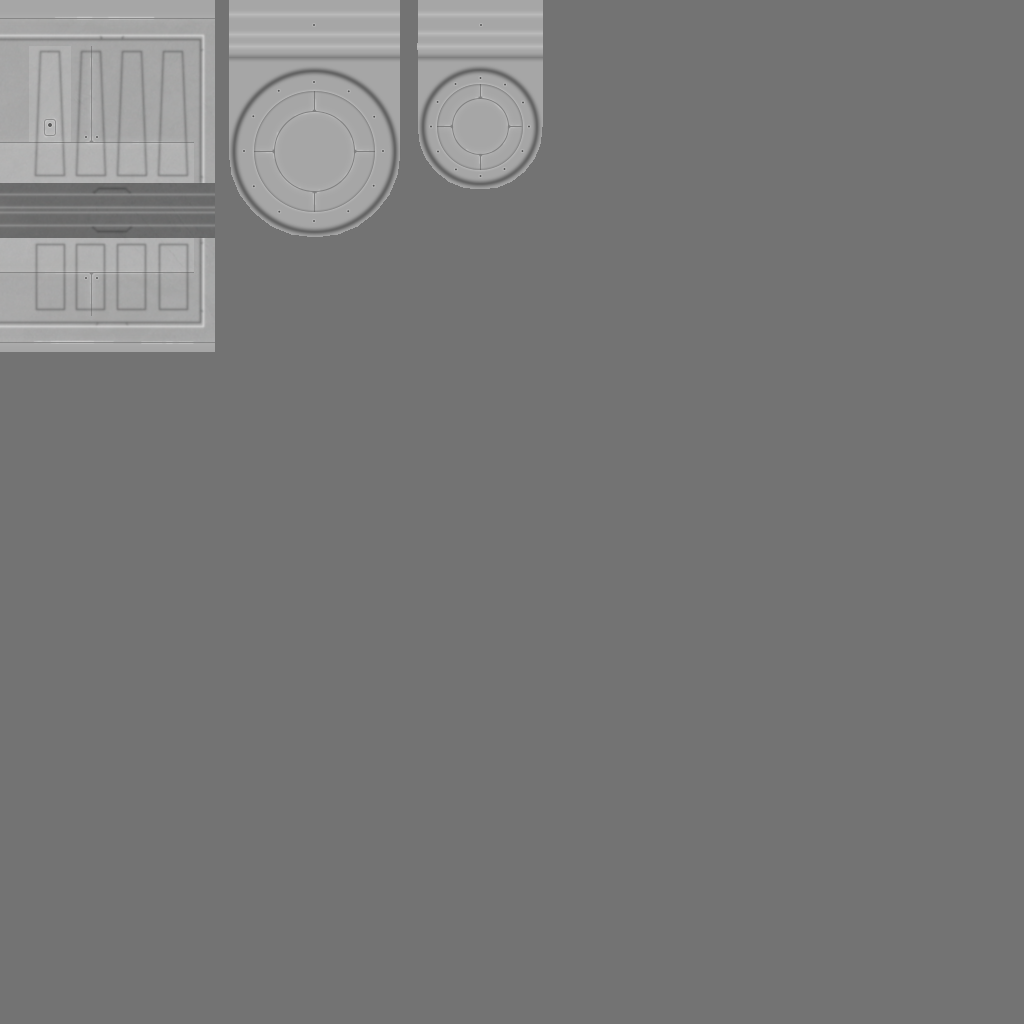
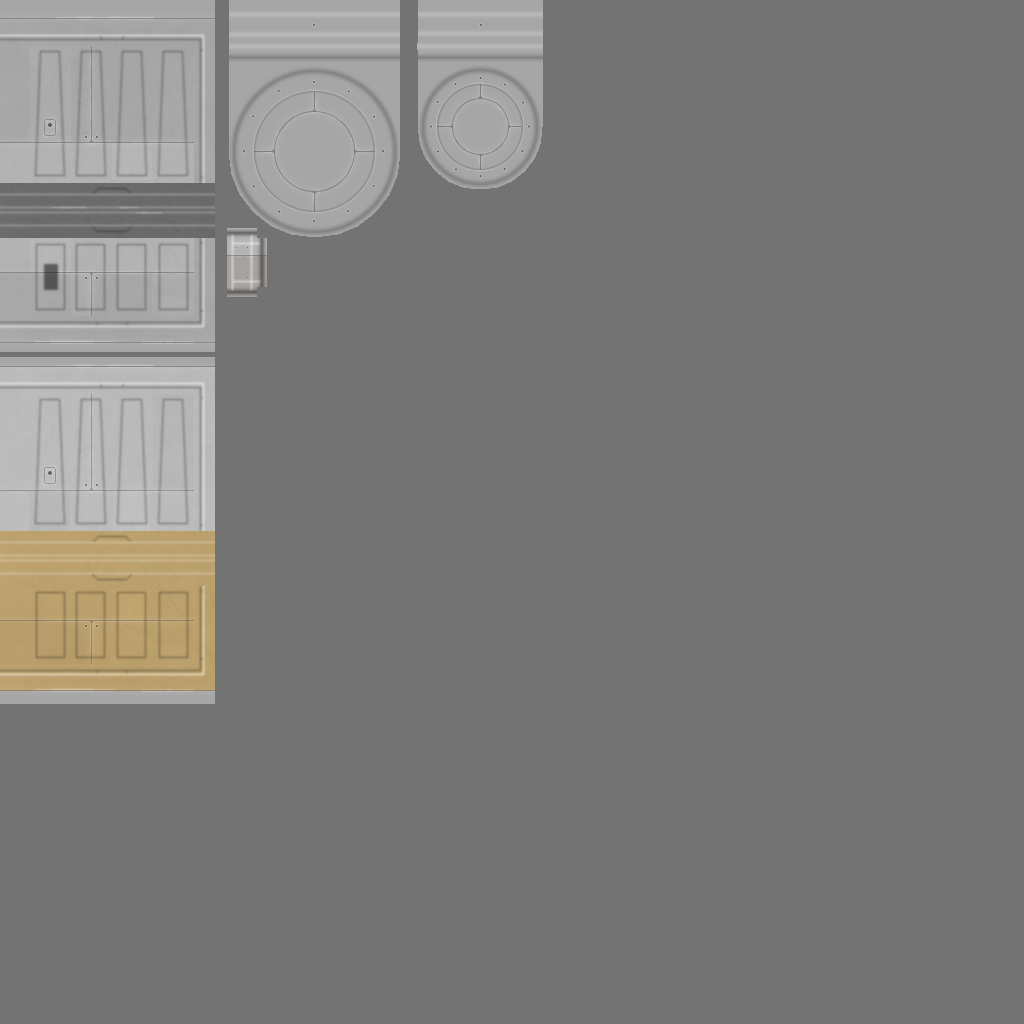
Layers edited between the first and the second 1024px x 1024px image:
added group "Control_2" with 24 layers above "Control_1" over [0, 358, 215, 699]
added group "End Points" (1st of 2, in "Control_2") (40%) with 3 layers in group "Control_2" over [0, 358, 215, 699]
added layer "End" (1st of 2, in "Control_2" › "End Points") in group "End Points" over [0, 366, 215, 691]
added layer "End Higher" (1st of 2, in "Control_2" › "End Points") in group "End Points" over [33, 364, 195, 693]
added layer "End High" (1st of 2, in "Control_2" › "End Points") in group "End Points" over [0, 358, 215, 699]
added group "Body" (1st of 4, in "Control_2") (40%) with 3 layers in group "Control_2" over [0, 388, 200, 670]
added layer "Body" (2nd of 4, in "Control_2" › "Body") (multiply) in group "Body" over [0, 394, 194, 664]
added layer "Body High" (1st of 2, in "Control_2" › "Body") in group "Body" over [0, 388, 200, 670]
added layer "Indent Low 2" (1st of 2, in "Control_2") (50%) in group "Control_2" over [0, 384, 204, 674]
added layer "Indent High" (1st of 2, in "Control_2") in group "Control_2" over [0, 380, 207, 678]
added layer "Wear" (1st of 2, in "Control_2") (20%) in group "Control_2" over [0, 366, 215, 691]
added group "Control_1" with 44 layers above "b" over [29, 46, 542, 316]
"Port Low 1": opacity 100% → 50%, moved it into group "Control_1" over [228, 65, 542, 238]
moved "End Points" (2nd of 2, in "Control_1") into group "Control_1" over [29, 46, 194, 316]
moved "Body" (3rd of 4, in "Control_1") into group "Control_1" over [29, 46, 194, 316]
moved "Indent Low 2" (2nd of 2, in "Control_1") into group "Control_1" over [29, 46, 194, 316]
moved "Indent High" (2nd of 2, in "Control_1") into group "Control_1" over [29, 46, 194, 316]
moved "Wear" (2nd of 2, in "Control_1") into group "Control_1" over [29, 46, 194, 316]
painted on "b" over [0, 46, 267, 704]
…and 28 more changes (19 added, 1 painted, 1 renamed, 9 stack)
